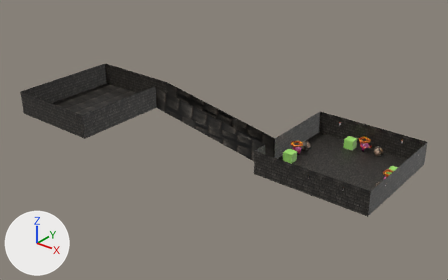
Two versions of the Blender file resources/models/demo_scene.blend, one commit apart.
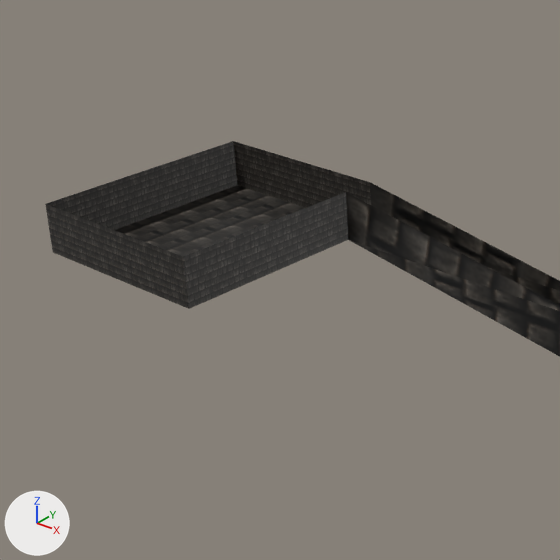
There are two pictures of each version: one whole from a 50 mm lens placed at (48.9, -107.3, 57.9), pointed at (-22.5, -18.1, 2.6), one close up on the part from 0% to 56% of the width and 0% to 90% of the height. Lighting does not change. The marker at lower left points along +X, +Y and +Z.
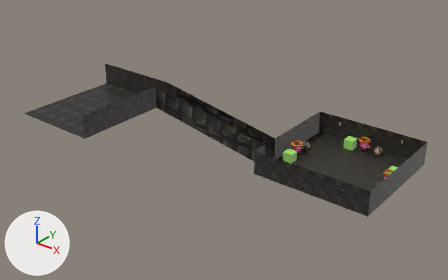
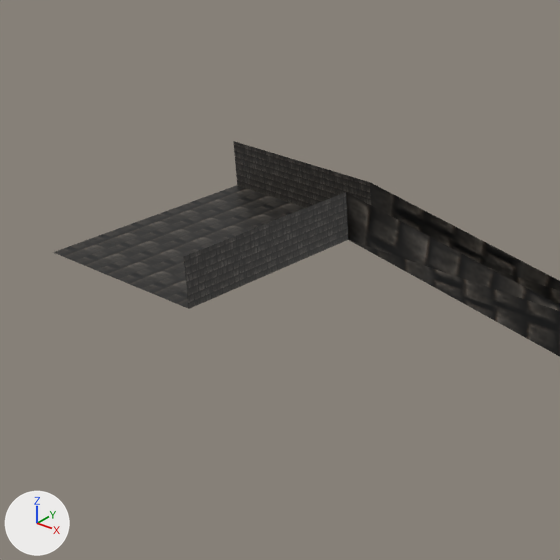
What differs and where, as boxes (x1, y1, x2, y2) in the close-ups (560 x 560 px):
'Plane', reshaped: before (45, 141, 560, 357); after (183, 141, 560, 357)
part 1 of me_plane_003, cut back: before (45, 141, 237, 309); after (183, 243, 224, 309)

Diff of the bpy script that builds the scene:
```diff
--- a/resources/models/demo_scene.blend.py
+++ b/resources/models/demo_scene.blend.py
@@ me_plane_003 @@
 # used by ob_plane; location = (0.0, -10.0, 0.0); scale = (12.0, 12.0, 12.0)
-me_plane_003.from_pydata(...)  # 183 vertices, 126 faces; spans x -5.08..1.0, y -2.38..1.0, z 0.0..0.83
+me_plane_003.from_pydata(...)  # 158 vertices, 114 faces; spans x -5.08..1.0, y -2.38..1.0, z 0.0..0.83
+# me_plane_003 part 1
+# 25 vertices are removed from x -5.08..-3.42, y -2.38..-0.43, z 0.42..0.83
+# 13 faces are deleted
+# 1 new face joins them
 me_plane_003.materials.append(mat_material_005)
```
